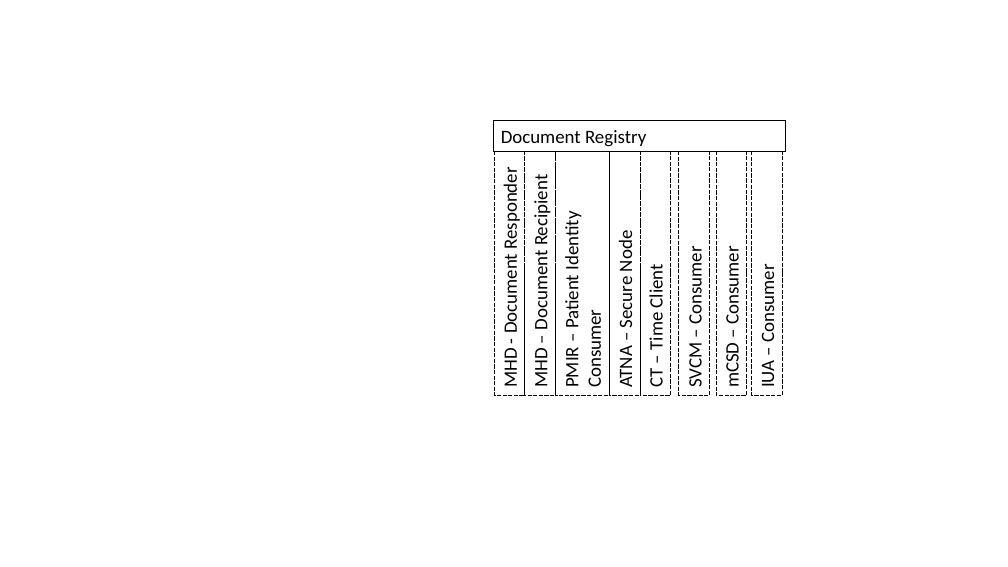
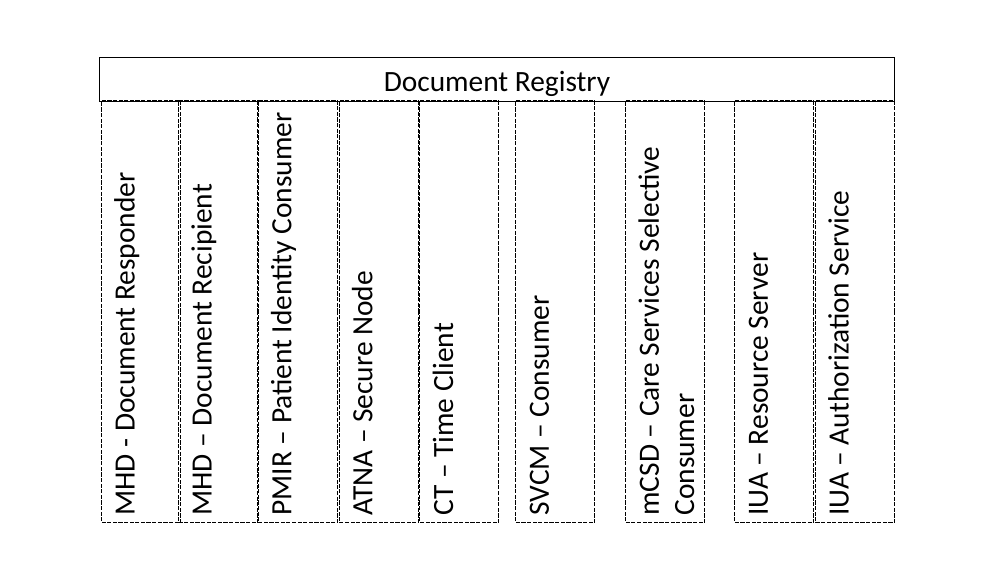
Before and after one commit to IHE/IT-Infrastructure, a slide deck: slide 2 of MHDS/Diagrams.pptx. Drawn at 1008x567 pixels with LibreOffice and Linux fonts; fonts in the diff are those of the drawing. Boxes give left, top, right and bottom in pixels: in the first picture for what was removed or moved away, otherwise in the second. Text is boxed around its words. In the diff, an @@ line names an element or a change of style, - is before the commit and + after.

```diff
--- a/MHDS/Diagrams.pptx
+++ b/MHDS/Diagrams.pptx
@@ rectangle "Document Registry": place and size @@
-rectangle "Document Registry" at [494,121,786,151]
+rectangle "Document Registry" at [100,58,895,101]
@@ rectangle "Document Registry" at [100,58,895,101]: size 18 to 28 pt; alignment left to centre @@
@@ rectangle "MHD - Document Responder": place and size @@
-rectangle "MHD - Document Responder" at [494,151,524,395]
+rectangle "MHD - Document Responder" at [102,100,180,523]
@@ rectangle "MHD – Document Recipient": place and size @@
-rectangle "MHD – Document Recipient" at [525,151,555,395]
+rectangle "MHD – Document Recipient" at [179,100,257,523]
@@ rectangle "PMIR – Patient Identity Consumer": place and size @@
-rectangle "PMIR – Patient Identity Consumer" at [556,151,609,395]
+rectangle "PMIR – Patient Identity Consumer" at [258,100,337,523]
@@ rectangle "ATNA – Secure Node": place and size @@
-rectangle "ATNA – Secure Node" at [610,151,640,395]
+rectangle "ATNA – Secure Node" at [340,100,419,523]
@@ size 18 to 28 pt in 6 elements at [516,100,595,523], [179,100,257,523], [102,100,180,523], [258,100,337,523], [340,100,419,523], [420,100,499,523] @@
@@ rectangle "CT – Time Client": place and size @@
-rectangle "CT – Time Client" at [640,151,670,395]
+rectangle "CT – Time Client" at [420,100,499,523]
@@ rectangle "SVCM – Consumer": place and size @@
-rectangle "SVCM – Consumer" at [679,151,710,395]
+rectangle "SVCM – Consumer" at [516,100,595,523]
@@ rectangle "mCSD – Care Services Selective ...": place and size @@
-rectangle "mCSD – Care Services Selective ..." at [716,151,747,395]
+rectangle "mCSD – Care Services Selective ..." at [627,100,705,523]
@@ rectangle "IUA – Resource Server": place and size @@
-rectangle "IUA – Resource Server" at [752,151,782,395]
+rectangle "IUA – Resource Server" at [735,100,814,523]
@@ rectangle added at [816,100,894,523], outline #000000 0.75 pt dashed, 28 pt, text #000000 @@
+IUA – Authorization Service
@@ text in rectangle at [631,157,702,513]: text changed; size 18 to 28 pt @@
-mCSD – Consumer
+mCSD – Care Services Selective Consumer
@@ text in rectangle at [740,263,776,513]: text changed; size 18 to 28 pt @@
-IUA – Consumer
+IUA – Resource Server
```
Also in this commit, not shown: 1 slide added, 3 other files.
